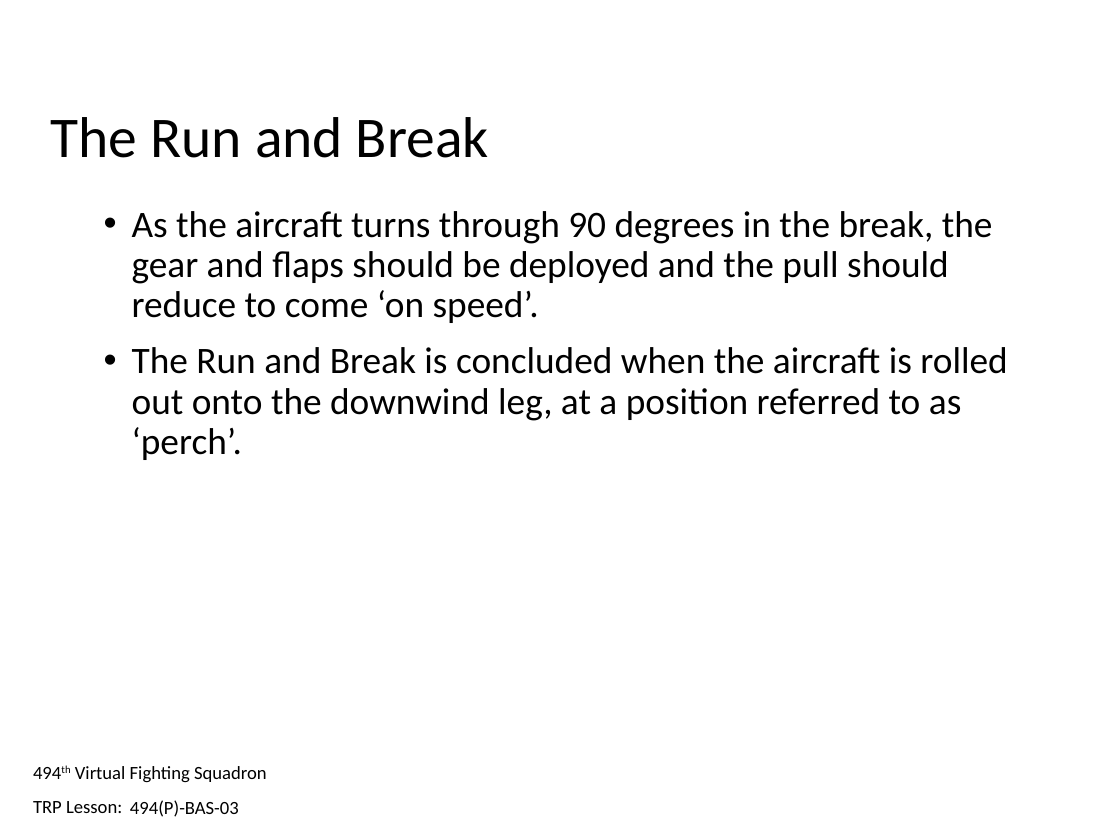
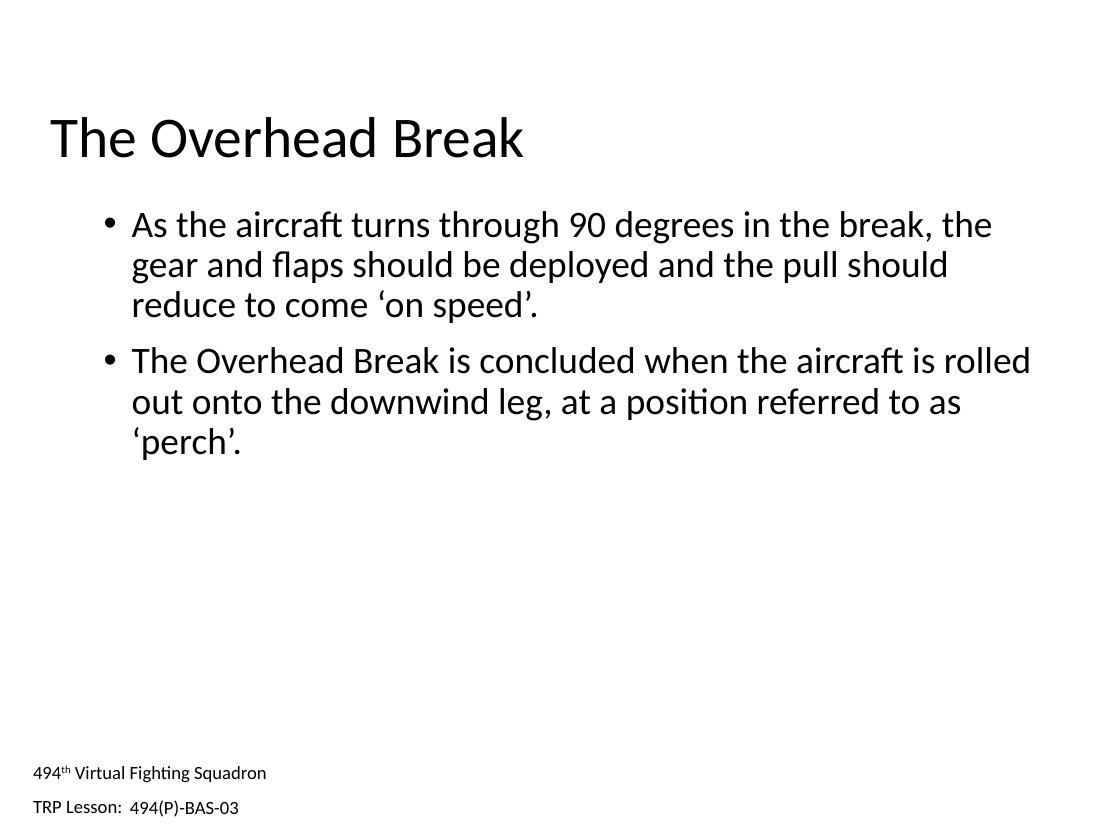
Before and after one commit to 132nd-vWing/132-TRP-494, a slide deck: slide 14 of TRP/BAS/BAS-03/494(P)-BAS-03 - Trainee Presentation.pptx. Drawn at 1120x840 pixels with LibreOffice and Linux fonts; fonts in the diff are those of the drawing; background and template pictures are left out. Boxes give left, top, right and bottom in pixels: in the first picture for what was removed or moved away, otherwise in the second. Text is boxed around its words. In the diff, an @@ line names an element or a change of style, - is before the commit and + after.

Commit message:
Renamed Run and Break to OHB. Completed BAS04.

```diff
--- a/TRP/BAS/BAS-03/494(P)-BAS-03 - Trainee Presentation.pptx
+++ b/TRP/BAS/BAS-03/494(P)-BAS-03 - Trainee Presentation.pptx
@@ title at (51, 117, 525, 158): text changed @@
-The Run and Break
+The Overhead Break
@@ text at (132, 347, 1031, 460): text changed @@
-• The Run and Break is concluded when the aircraft is rolled out onto the downwind leg, at a position referred to as ‘perch’.
+• The Overhead Break is concluded when the aircraft is rolled out onto the downwind leg, at a position referred to as ‘perch’.
```
Also in this commit, not shown: 3 other slides changed, 3 other files.
